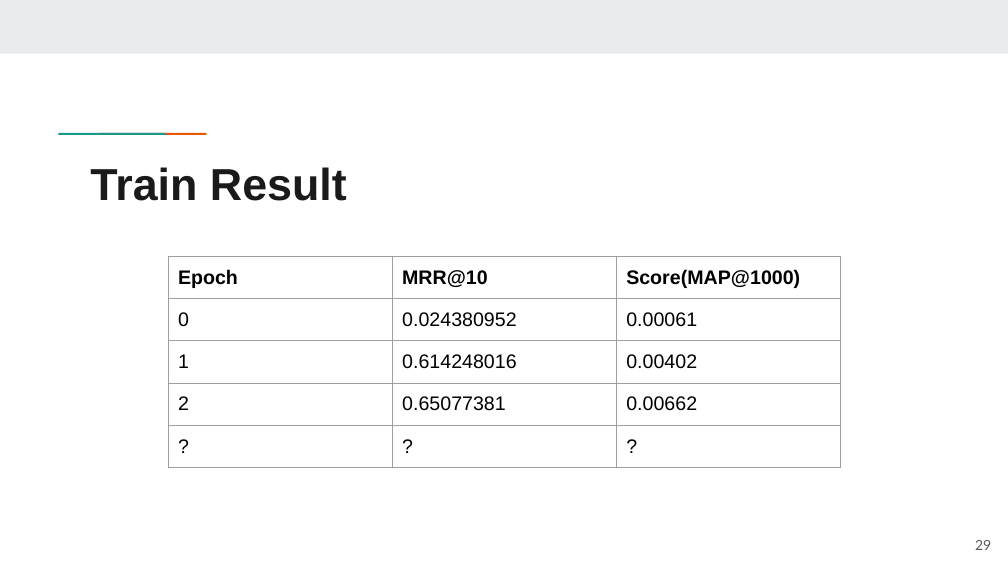
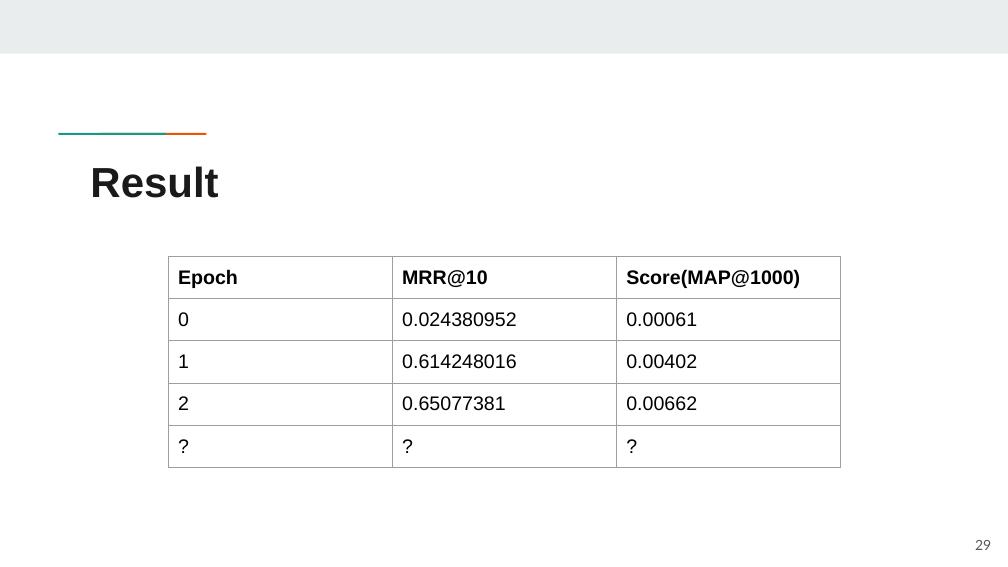
Before and after one commit to jackyh1999/NTUST, a slide deck: slide 29 of IR資訊檢索_第9組_FinalProject.pptx. Drawn at 1008x567 pixels with LibreOffice and Linux fonts; fonts in the diff are those of the drawing. Boxes give left, top, right and bottom in pixels: in the first picture for what was removed or moved away, otherwise in the second. Text is boxed around its words. In the diff, an @@ line names an element or a change of style, - is before the commit and + after.

```diff
--- a/IR資訊檢索_第9組_FinalProject.pptx
+++ b/IR資訊檢索_第9組_FinalProject.pptx
@@ title at (90,166,218,198): text changed; size 32 to 30 pt @@
-Train Result
+Result
```
Also in this commit, not shown: 17 other slides changed, 1 slide added, 1 slide removed.
